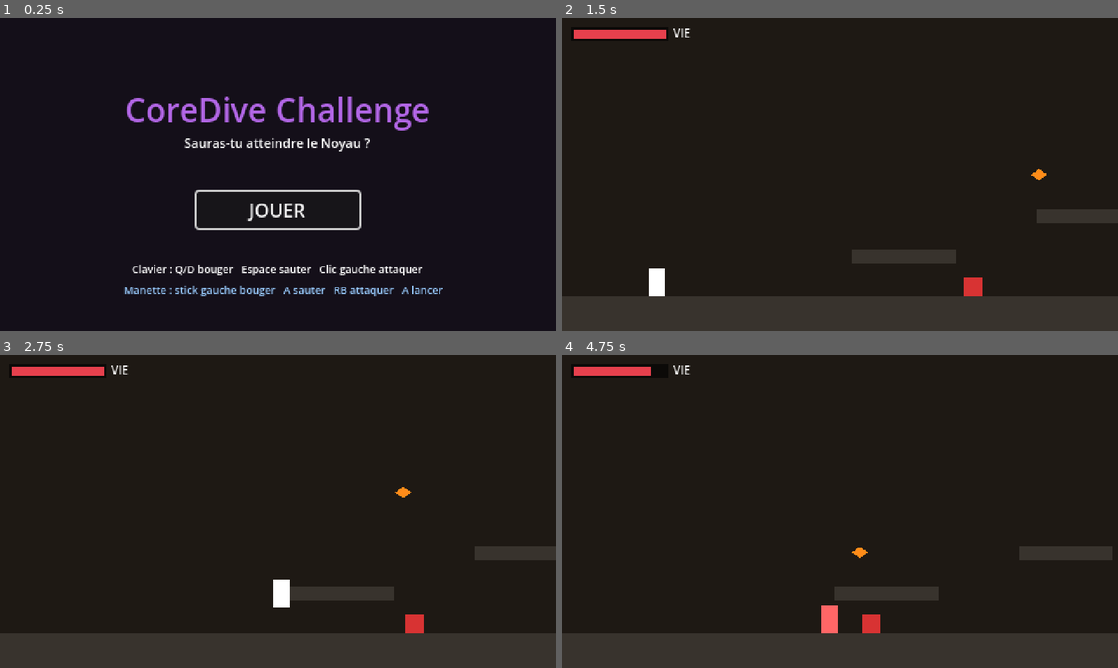
Above: before the commit, frames 1-4 (two rows, left to right).
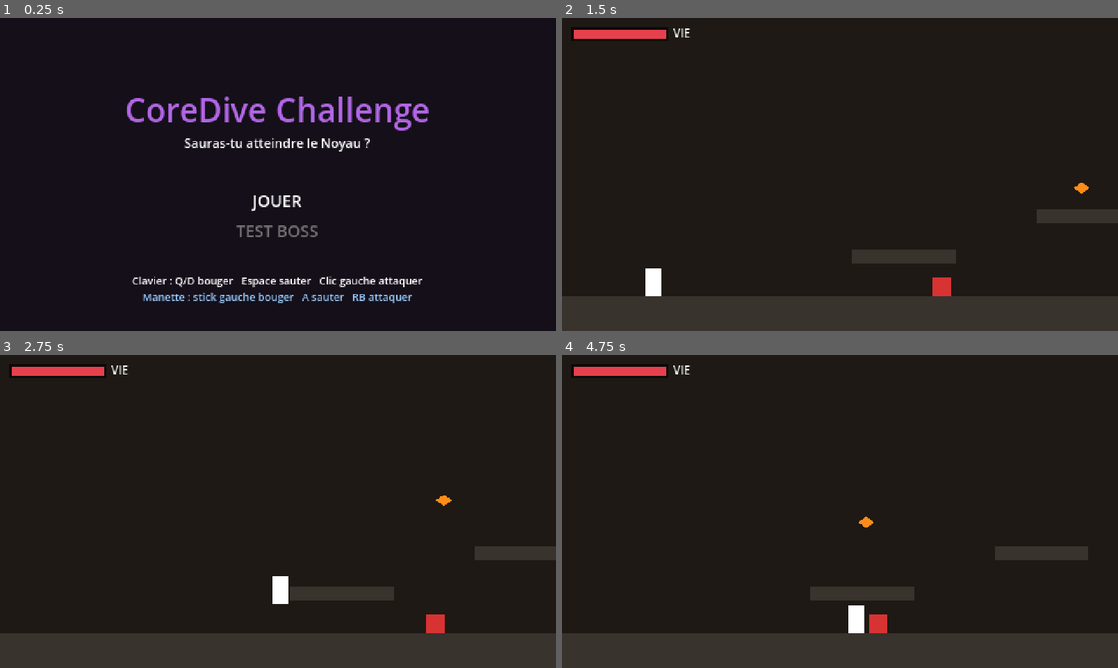
Above: after the commit, the same moments.

Repository: ServOMorph/jeu-pour-nino
Game: Godot game, scene res://scenes/ui/title.tscn
Two runs of this game, one before a commit and one after it. Both use one fixed random seed, a clock stepped at 60 frames per second and the inputs below.
Inputs (mouse positions are in pixels of both pictures, inside the frame that each line leads up to):
- Up to frame 1 (0.25 s): no input
- Up to frame 2 (1.5 s): click (840, 208) at 0.5 s, where only the run before the commit has a clickable "JOUER"; tap Enter (ui_accept) at 1.25, 1.35 s; move the mouse to (962, 158) at 1.27 s; hold D (move_right) from 1.28 s (still down)
- Up to frame 3 (2.75 s): keep holding D (move_right); tap Space (jump) at 1.52, 1.55, 1.82, 2.1, 2.27, 2.57 s; move the mouse to (166, 527) at 2.02 s; tap Enter (ui_accept) at 2.3 s
- Up to frame 4 (4.75 s): move the mouse to (895, 442) at 2.77 s; release D (move_right) at 2.78 s; hold A (move_left) 2.78-3.53 s; click (895, 442) at 2.85 s; tap Space (jump) at 3.05, 3.77, 4.07, 4.52, 4.55 s; move the mouse to (812, 574) at 3.52 s; hold D (move_right) from 3.53 s (still down); tap Enter (ui_accept) at 3.6, 4.35 s; move the mouse to (1006, 558) at 4.27 s

The runs differ from the first frame. In frame 1, 3.8% of the frame differs, in the area x 22-80%, y 54-92%; in frame 2, 0.6%; in frame 3, 0.6%; in frame 4, 1.6%.

Commit message:
close(jeu): session 2026-06-21 — mode dev navigable + saut augmenté
Co-Authored-By: Claude Sonnet 4.6 <noreply@anthropic.com>

Diff:
--- a/game/project.godot
+++ b/game/project.godot
@@ -16,6 +16,7 @@
 
 JoyMap="*res://scripts/joymap.gd"
 AudioManager="*res://scripts/audio.gd"
+Dev="*res://scripts/dev.gd"
 
 [display]
 
--- /dev/null
+++ b/game/scripts/dev.gd
@@ -0,0 +1,4 @@
+extends Node
+
+# Cle du point de spawn dev selectionne. "" = partie normale.
+var spawn := ""
--- a/game/scripts/level.gd
+++ b/game/scripts/level.gd
@@ -29,9 +29,27 @@
 	_build_background()
 	_build_geometry()
 	_spawn_player()
-	_spawn_enemies()
+	var cfg := _resolve_spawn()
+	if cfg["enemies"]:
+		_spawn_enemies()
 	_spawn_boss()
 	_build_hud()
+	player.global_position = cfg["pos"]
+	if cfg["boss_active"]:
+		_start_boss_fight()
+
+# Registre des points de spawn dev. Ajouter une entree ici (+ un bouton dans
+# title.gd) suffit pour exposer un nouveau point de test.
+func _spawn_points() -> Dictionary:
+	return {
+		"start": {"pos": Vector2(60, FLOOR_TOP - 16), "enemies": true, "boss_active": false},
+		"boss": {"pos": Vector2(ARENA_X + 20, FLOOR_TOP - 16), "enemies": false, "boss_active": true},
+	}
+
+func _resolve_spawn() -> Dictionary:
+	var points := _spawn_points()
+	var key: String = Dev.spawn if Dev.spawn in points else "start"
+	return points[key]
 
 func _physics_process(_delta: float) -> void:
 	if _ended or _boss_started:
--- a/game/scripts/player.gd
+++ b/game/scripts/player.gd
@@ -7,7 +7,7 @@
 const ACCEL := 1600.0
 const FRICTION := 1400.0
 const AIR_ACCEL := 1000.0
-const JUMP_VELOCITY := -250.0
+const JUMP_VELOCITY := -320.0
 const GRAVITY := 800.0
 const FALL_GRAVITY := 1050.0
 const MAX_FALL := 360.0
--- a/game/scripts/title.gd
+++ b/game/scripts/title.gd
@@ -1,6 +1,17 @@
 extends Control
 
+const DEV_SPAWNS := [
+	{"key": "", "label": "JOUER"},
+	{"key": "boss", "label": "TEST BOSS"},
+]
+
+const COLOR_SELECTED := Color(1.0, 1.0, 1.0)
+const COLOR_IDLE    := Color(0.45, 0.45, 0.45)
+
 var _started := false
+var _selected := 0
+var _labels: Array[Label] = []
+var _a_was := true
 
 func _ready() -> void:
 	var bg := ColorRect.new()
@@ -26,42 +37,59 @@
 	sub.size = Vector2(480, 20)
 	add_child(sub)
 
-	var play := Button.new()
-	play.text = "JOUER"
-	play.size = Vector2(140, 30)
-	play.position = Vector2(170, 150)
-	add_child(play)
-	play.pressed.connect(_start_game)
-	play.grab_focus()
+	for i in DEV_SPAWNS.size():
+		var lbl := Label.new()
+		lbl.text = DEV_SPAWNS[i]["label"]
+		lbl.horizontal_alignment = HORIZONTAL_ALIGNMENT_CENTER
+		lbl.add_theme_font_size_override("font_size", 14)
+		lbl.position = Vector2(0, 148 + i * 26)
+		lbl.size = Vector2(480, 22)
+		add_child(lbl)
+		_labels.append(lbl)
 
 	var hint_kb := Label.new()
 	hint_kb.text = "Clavier : Q/D bouger   Espace sauter   Clic gauche attaquer"
 	hint_kb.horizontal_alignment = HORIZONTAL_ALIGNMENT_CENTER
 	hint_kb.add_theme_font_size_override("font_size", 9)
-	hint_kb.position = Vector2(0, 210)
+	hint_kb.position = Vector2(0, 220)
 	hint_kb.size = Vector2(480, 16)
 	add_child(hint_kb)
 
 	var hint_pad := Label.new()
-	hint_pad.text = "Manette : stick gauche bouger   A sauter   RB attaquer   A lancer"
+	hint_pad.text = "Manette : stick gauche bouger   A sauter   RB attaquer"
 	hint_pad.horizontal_alignment = HORIZONTAL_ALIGNMENT_CENTER
 	hint_pad.add_theme_font_size_override("font_size", 9)
 	hint_pad.add_theme_color_override("font_color", Color(0.6, 0.8, 1.0))
-	hint_pad.position = Vector2(0, 228)
+	hint_pad.position = Vector2(0, 234)
 	hint_pad.size = Vector2(480, 16)
 	add_child(hint_pad)
 
-var _a_was := true  # true au depart : exige un relachement avant d'accepter A
+	_refresh_selection()
+
+func _refresh_selection() -> void:
+	for i in _labels.size():
+		_labels[i].add_theme_color_override("font_color",
+			COLOR_SELECTED if i == _selected else COLOR_IDLE)
 
 func _process(_delta: float) -> void:
 	if _started:
 		return
+
+	if Input.is_action_just_pressed("ui_down") or Input.is_action_just_pressed("move_right"):
+		_selected = (_selected + 1) % DEV_SPAWNS.size()
+		_refresh_selection()
+	elif Input.is_action_just_pressed("ui_up") or Input.is_action_just_pressed("move_left"):
+		_selected = (_selected - 1 + DEV_SPAWNS.size()) % DEV_SPAWNS.size()
+		_refresh_selection()
+
+	if Input.is_action_just_pressed("ui_accept") or Input.is_action_just_pressed("jump"):
+		_start_game()
+		return
+
 	var a := false
 	for pad in Input.get_connected_joypads():
 		if Input.is_joy_button_pressed(pad, JOY_BUTTON_A):
 			a = true
-	# Front montant uniquement : evite qu'un A maintenu (depuis l'ecran de fin)
-	# relance le jeu des l'arrivee sur le titre.
 	if a and not _a_was:
 		_start_game()
 	_a_was = a
@@ -70,4 +98,5 @@
 	if _started:
 		return
 	_started = true
+	Dev.spawn = DEV_SPAWNS[_selected]["key"]
 	get_tree().change_scene_to_file("res://scenes/levels/biome1.tscn")
Not shown, changed: README.md
Not shown, changed: _contexte/contexte.md
Not shown, changed: _contexte/signals.md
